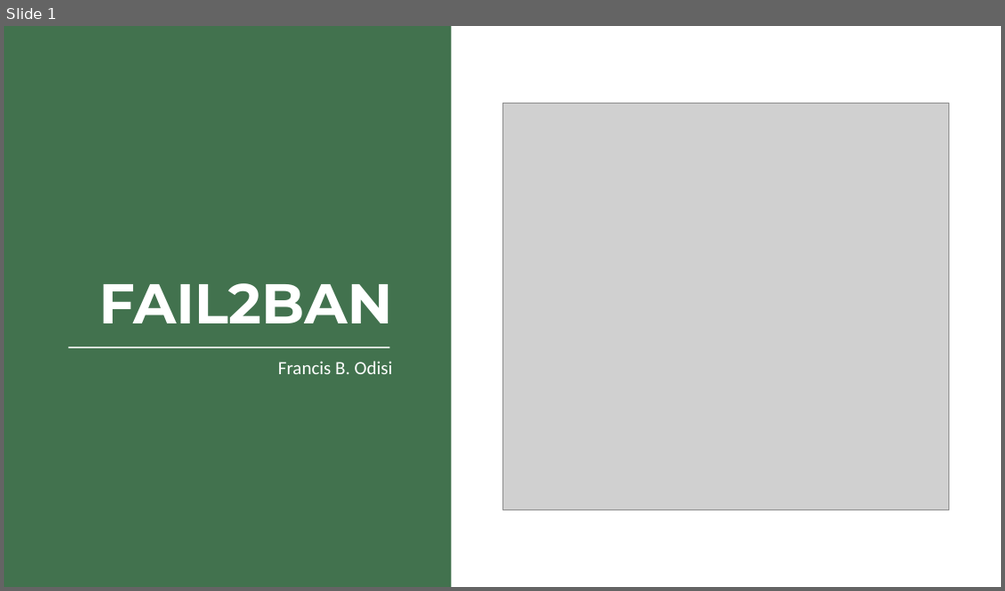
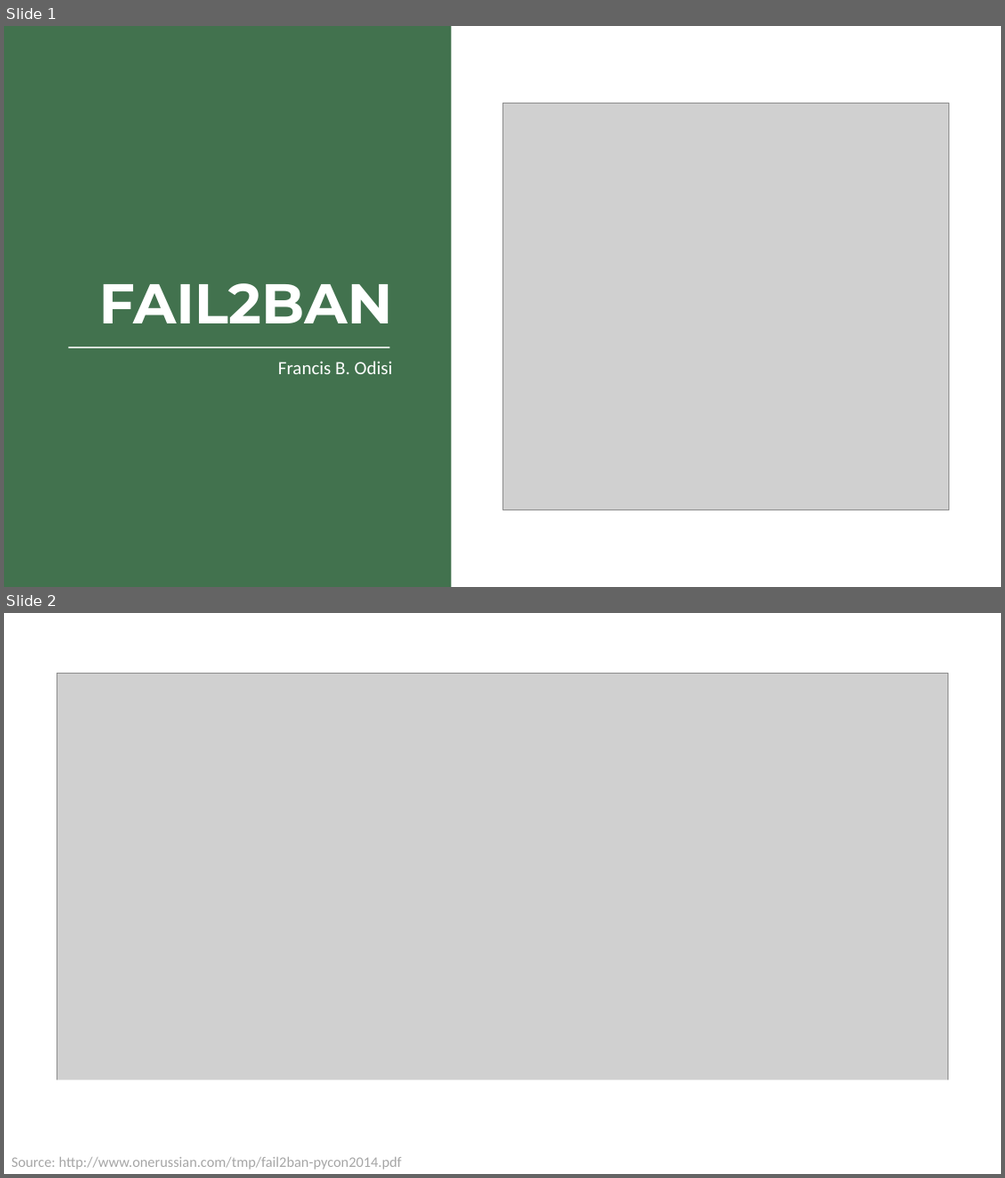
Before and after one commit to fodisi/ByteAcademy-Bootcamp, a slide deck: MondayPresentations/5_fail2ban/Fail2Ban.pptx. Shown one above the other, each under a label of ours: slide 1 before the commit, slides 1 and 2 after it. The pictures are 1005x591 and 1005x1178 pixels, drawn with LibreOffice and Linux fonts; fonts in the diff are those of the drawing; grey boxes stand for pictures. Boxes give left, top, right and bottom in pixels: in the first picture for what was removed or moved away, otherwise in the second. Text is boxed around its words. In the diff, an @@ line names an element or a change of style, - is before the commit and + after.

```diff
--- a/MondayPresentations/5_fail2ban/Fail2Ban.pptx
+++ b/MondayPresentations/5_fail2ban/Fail2Ban.pptx
@@ slide 2 added at (4, 613, 1001, 1174), background #FFFFFF @@
@@ picture added at (57, 673, 948, 1114) @@
@@ rectangle added at (39, 1079, 974, 1123), fill #FFFFFF @@
@@ text added at (11, 1157, 402, 1169), 14 pt, text #A6A6A6 @@
+Source: http://www.onerussian.com/tmp/fail2ban-pycon2014.pdf
```
Also in this commit, not shown: 1 slide changed, 2 other slides added, 1 slide removed.
